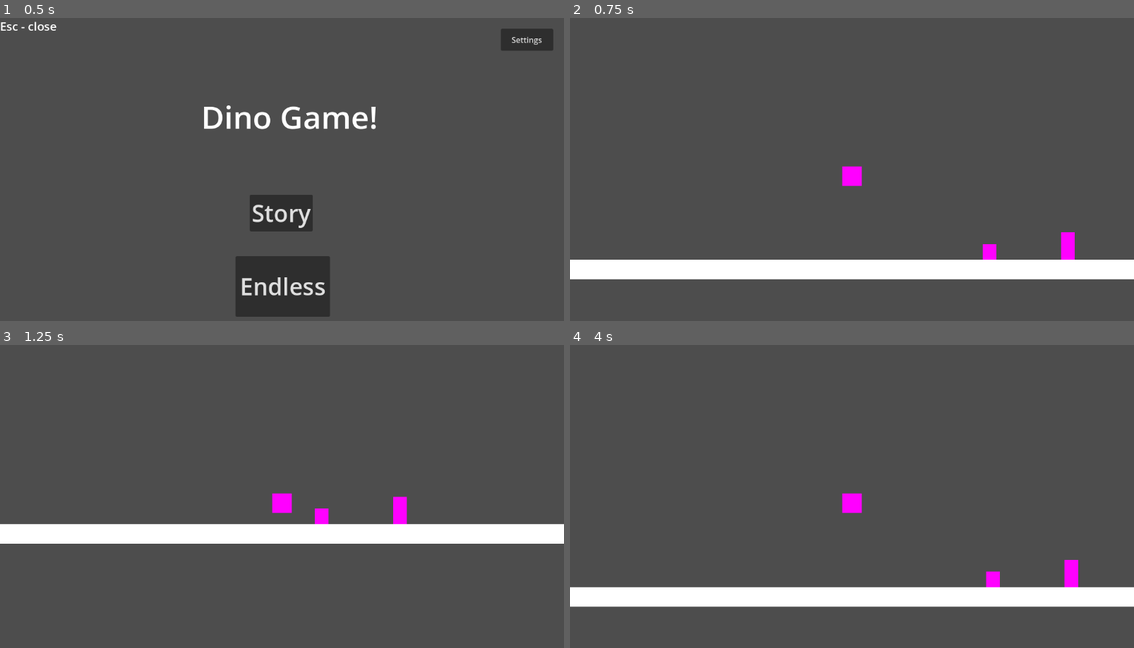
Above: before the commit, frames 1-4 (two rows, left to right).
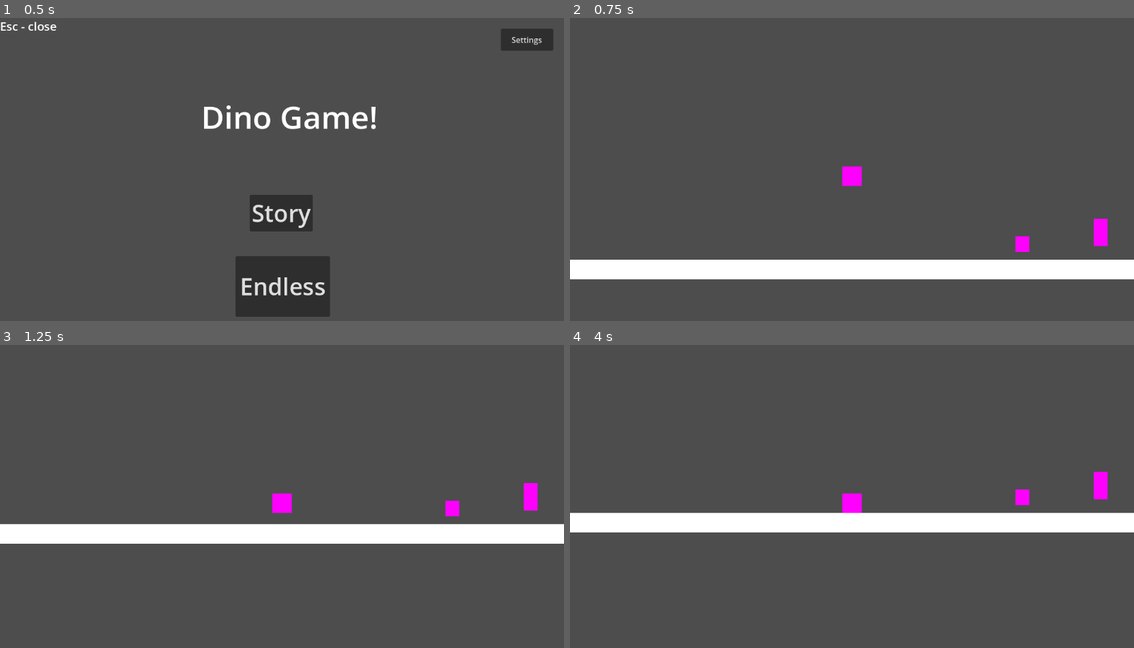
Above: after the commit, the same moments.

Repository: PlantvZombie/Dino
Game: Godot game, scene res://title_screen.tscn
Same seed, same stepped clock (60 frames per second), same inputs: the game is played once before the commit and once after it. The project has no main scene, so this scene is started directly.
Inputs:
- Up to frame 1 (0.5 s): no input
- Up to frame 2 (0.75 s): click "Story" at 0.5 s
- Up to frame 3 (1.25 s): no input
- Up to frame 4 (4 s): hold W (up) 1.28-2.78 s; hold S (down) 2.78-3.53 s; tap W (up) at 2.85 s; hold W (up) from 3.53 s (still down)

Frame 1 is identical in both runs. In frame 2, 0.7% of the frame differs, in the area x 73-96%, y 66-80%; in frame 3, 0.7%; in frame 4, 14%, in the area x 0-100%, y 41-87%.

Commit message:
Big Stuff

Diff:
--- a/dino/dino endless mode.tscn
+++ b/dino/dino endless mode.tscn
@@ -1,6 +1,9 @@
-[gd_scene load_steps=7 format=3 uid="uid://djskmqnl71orc"]
+[gd_scene load_steps=10 format=3 uid="uid://djskmqnl71orc"]
 
+[ext_resource type="Script" path="res://dino_endless_mode.gd" id="1_8w6ik"]
 [ext_resource type="Script" path="res://static_character.gd" id="1_jdl8r"]
+[ext_resource type="PackedScene" uid="uid://cv7mfla1o0wvo" path="res://small_rock.tscn" id="2_mjr5w"]
+[ext_resource type="PackedScene" uid="uid://igss6viv2ojq" path="res://tall_rock.tscn" id="3_wyofg"]
 
 [sub_resource type="PlaceholderTexture2D" id="PlaceholderTexture2D_l668m"]
 
@@ -10,12 +13,17 @@
 size = Vector2(20, 10)
 
 [sub_resource type="RectangleShape2D" id="RectangleShape2D_5xmok"]
+size = Vector2(100, 138)
 
-[sub_resource type="BoxMesh" id="BoxMesh_u00c2"]
+[sub_resource type="PlaceholderTexture2D" id="PlaceholderTexture2D_ku7e5"]
+size = Vector2(5, 7)
 
-[node name="Node2D" type="Node2D"]
+[node name="Spawner" type="Node2D"]
+script = ExtResource("1_8w6ik")
+rockArray = []
 
 [node name="Static Character" type="CharacterBody2D" parent="."]
+position = Vector2(0, -24)
 script = ExtResource("1_jdl8r")
 
 [node name="Sprite2D" type="Sprite2D" parent="Static Character"]
@@ -30,17 +38,28 @@
 position = Vector2(0, 5)
 shape = SubResource("RectangleShape2D_e8sfm")
 
-[node name="Camera2D" type="Camera2D" parent="Static Character"]
-zoom = Vector2(2, 2)
-
 [node name="Area2D" type="StaticBody2D" parent="."]
-position = Vector2(0, 25)
+position = Vector2(-3, 70)
 scale = Vector2(10, 1)
 
 [node name="CollisionShape2D" type="CollisionShape2D" parent="Area2D"]
+position = Vector2(-1.52737e-06, 0)
 shape = SubResource("RectangleShape2D_5xmok")
 
-[node name="MeshInstance2D" type="MeshInstance2D" parent="Area2D"]
-position = Vector2(-5.10365e-07, -1.90735e-06)
+[node name="Sprite2D" type="Sprite2D" parent="Area2D"]
+position = Vector2(-1.90735e-06, -1.90735e-06)
 scale = Vector2(20, 20)
-mesh = SubResource("BoxMesh_u00c2")
+texture = SubResource("PlaceholderTexture2D_ku7e5")
+
+[node name="Small Rock" parent="." instance=ExtResource("2_mjr5w")]
+position = Vector2(489, -202)
+
+[node name="Tall Rock" parent="." instance=ExtResource("3_wyofg")]
+position = Vector2(503, -202)
+
+[node name="Camera2D" type="Camera2D" parent="."]
+position = Vector2(0, -24)
+zoom = Vector2(2, 2)
+
+[node name="Marker2D" type="Marker2D" parent="."]
+position = Vector2(500, 0)
--- /dev/null
+++ b/dino/dino_endless_mode.gd
@@ -0,0 +1,13 @@
+extends Node2D
+
+@export var spawnLoc:Marker2D
+@export var rockArray:Array = [$"Small Rock", $"Tall Rock"]
+
+# Called when the node enters the scene tree for the first time.
+func _ready() -> void:
+	pass # Replace with function body.
+
+
+# Called every frame. 'delta' is the elapsed time since the previous frame.
+func _process(delta: float) -> void:
+	pass
--- a/dino/dino_story_mode.gd
+++ b/dino/dino_story_mode.gd
@@ -8,17 +8,11 @@
 		velocity.y = move_toward(velocity.y, 200, 5)
 	if is_on_floor():
 		velocity.y = 0
-	if Input.is_action_just_pressed("up") and is_on_floor():
-		velocity.y -= 150
-	velocity.x = 200
+	if Input.is_action_just_pressed("space") and is_on_floor():
+		velocity.y -= 200
 	move_and_slide()
 
 func _input(event: InputEvent) -> void:
-	if event.is_action_released("up"):
+	if event.is_action_released("space"):
 		if velocity.y < 0:
-			velocity.y *= 0.3
-
-
-func _on_hitbox_detection_area_entered(area: Area2D) -> void:
-	if area.is_in_group("Obstacles"):
-		get_tree().reload_current_scene()
+			velocity.y *= 0.2
--- a/dino/small_rock.tscn
+++ b/dino/small_rock.tscn
@@ -8,9 +8,10 @@
 [node name="Small Rock" type="Area2D" groups=["Obstacles"]]
 
 [node name="Sprite2D" type="Sprite2D" parent="."]
-position = Vector2(-4.76837e-07, -4.76837e-07)
+position = Vector2(1.7053e-13, -8)
 scale = Vector2(14, 16)
 texture = SubResource("PlaceholderTexture2D_l8838")
 
 [node name="CollisionShape2D" type="CollisionShape2D" parent="."]
+position = Vector2(4.76837e-07, -8)
 shape = SubResource("RectangleShape2D_c0k5a")
--- a/dino/static_character.gd
+++ b/dino/static_character.gd
@@ -9,7 +9,7 @@
 	if is_on_floor():
 		velocity.y = 0
 	if Input.is_action_just_pressed("up") and is_on_floor():
-		velocity.y -= 150
+		velocity.y -= 175
 
 	move_and_slide()
 
@@ -17,11 +17,13 @@
 	if event.is_action_released("up"):
 		if velocity.y < 0:
 			velocity.y *= 0.3
-	if Input.is_action_pressed("down") and is_on_floor():
+	if Input.is_action_just_pressed("down"):
 		# anim.play(down)
-		$Down.set_deferred("disabled", false)
-		$Standing.set_deferred("disabled", true)
-		print("down")
+		velocity.y += 225
+		if (is_on_floor()):
+			$Down.set_deferred("disabled", false)
+			$Standing.set_deferred("disabled", true)
+			print("down")
 	elif Input.is_action_just_released("down") and is_on_floor():
 		# anim.stop(down)
 		$Down.set_deferred("disabled", true)
--- a/dino/tall_rock.tscn
+++ b/dino/tall_rock.tscn
@@ -8,9 +8,10 @@
 [node name="Tall Rock" type="Area2D" groups=["Obstacles"]]
 
 [node name="CollisionShape2D" type="CollisionShape2D" parent="."]
+position = Vector2(-4.76837e-07, -14)
 shape = SubResource("RectangleShape2D_ve3jd")
 
 [node name="Sprite2D" type="Sprite2D" parent="."]
-position = Vector2(4.76837e-07, 7.15256e-07)
+position = Vector2(-1.42109e-13, -14)
 scale = Vector2(14, 28)
 texture = SubResource("PlaceholderTexture2D_si4q6")
Not shown: 1 places in dino/small_rock.tscn that only renumber resources
Not shown: 1 places in dino/story_mode.tscn that only renumber resources
Not shown: 1 places in dino/tall_rock.tscn that only renumber resources
